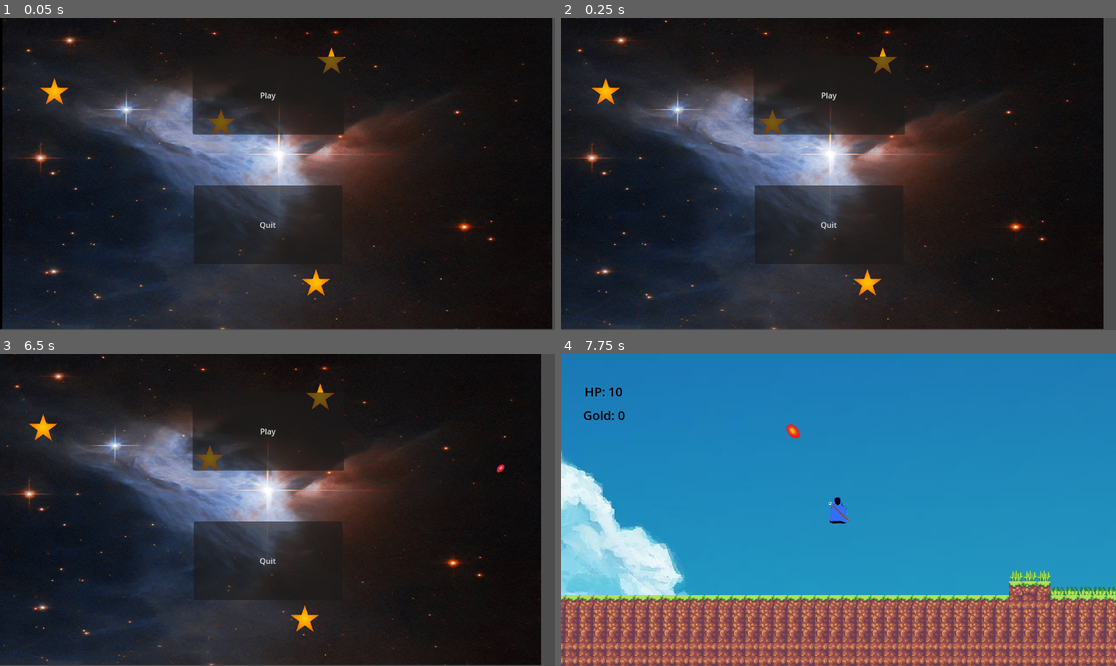
Above: before the commit, frames 1-4 (two rows, left to right).
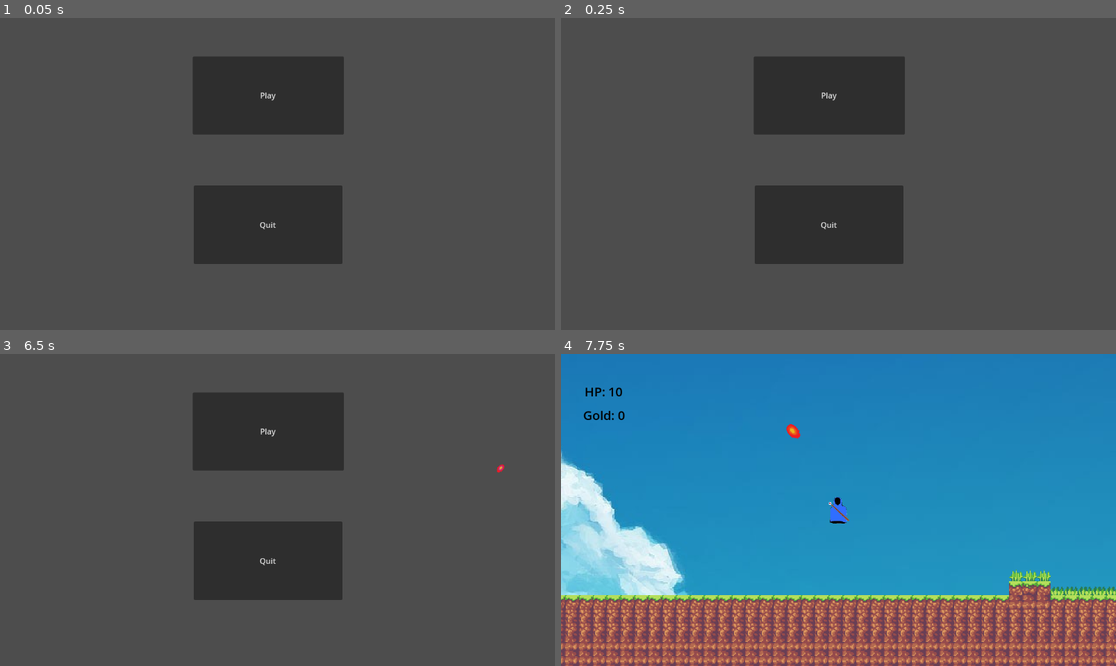
Above: after the commit, the same moments.

Repository: Painini/SWMGame
Game: Godot game, scene res://main.tscn
Same seed, same stepped clock (60 frames per second), same inputs: the game is played once before the commit and once after it.
Inputs (mouse positions are in pixels of both pictures, inside the frame that each line leads up to):
- Up to frame 1 (0.05 s): no input
- Up to frame 2 (0.25 s): no input
- Up to frame 3 (6.5 s): click "Play" at 0.5 s; tap Enter at 1.25 s; move the mouse to (399, 494) at 1.27 s; hold D (move_right) 1.28-2.78 s; click (399, 494) at 1.35 s; tap Space (jump) at 1.52, 2.27, 3.77, 4.52, 5.27 s; move the mouse to (166, 525) at 2.02 s; click (166, 525) at 2.1 s; move the mouse to (333, 441) at 2.77 s; hold A (move_left) 2.78-3.53 s; click (333, 441) at 2.85 s; move the mouse to (249, 572) at 3.52 s; hold D (move_right) 3.53-5.03 s; click (249, 572) at 3.6 s; move the mouse to (444, 556) at 4.27 s; click (444, 556) at 4.35 s; move the mouse to (111, 463) at 5.02 s; hold A (move_left) 5.03-5.78 s; click (111, 463) at 5.1 s; move the mouse to (305, 510) at 5.77 s; hold D (move_right) from 5.78 s (still down); click (305, 510) at 5.85 s
- Up to frame 4 (7.75 s): release D (move_right) at 6.5 s; click "Play" at 6.5 s; tap Space (jump) at 7.25, 7.52 s; move the mouse to (755, 432) at 7.27 s; hold A (move_left) from 7.28 s (still down); click (755, 432) at 7.35 s

The runs differ from the first frame. In frame 1, 85% of the frame differs, in the area x 0-100%, y 0-100%; in frame 2, 83%; in frame 3, 83%; in frame 4, nothing differs.

Commit message:
misc: Organized file structure

Diff:
--- a/enemy_firebolt.tscn
+++ b/enemy_firebolt.tscn
@@ -1,18 +1,18 @@
 [gd_scene load_steps=9 format=3 uid="uid://c7gle33jp8ojb"]
 
 [ext_resource type="Script" path="res://enemy_firebolt.gd" id="1_gpbe0"]
-[ext_resource type="Texture2D" uid="uid://dmykaiqw73y7j" path="res://firebolt_enemy.png" id="2_iaaky"]
-[ext_resource type="Texture2D" uid="uid://2o3i4idygv8s" path="res://firebolttwo_enemy.png" id="3_tl6cw"]
+[ext_resource type="Texture2D" uid="uid://dcfpab4cgwjih" path="res://Sprites/firebolt_enemy.png" id="2_e3tq6"]
+[ext_resource type="Texture2D" uid="uid://cd50ro074mt10" path="res://Sprites/firebolttwo_enemy.png" id="3_rog4u"]
 [ext_resource type="PackedScene" uid="uid://caxwh7b0g4ypn" path="res://explosion.tscn" id="4_6ifx4"]
 
 [sub_resource type="SpriteFrames" id="SpriteFrames_cueiv"]
 animations = [{
 "frames": [{
 "duration": 1.0,
-"texture": ExtResource("2_iaaky")
+"texture": ExtResource("2_e3tq6")
 }, {
 "duration": 1.0,
-"texture": ExtResource("3_tl6cw")
+"texture": ExtResource("3_rog4u")
 }],
 "loop": true,
 "name": &"fire",
--- a/explosion.tscn
+++ b/explosion.tscn
@@ -1,6 +1,6 @@
 [gd_scene load_steps=10 format=3 uid="uid://caxwh7b0g4ypn"]
 
-[ext_resource type="Texture2D" uid="uid://2ja58n84p6hj" path="res://explosion_particle_rounded.png" id="1_2thxh"]
+[ext_resource type="Texture2D" uid="uid://dco3f776q28wo" path="res://Sprites/explosion_particle_rounded.png" id="1_ak7th"]
 
 [sub_resource type="CanvasItemMaterial" id="CanvasItemMaterial_51ni2"]
 blend_mode = 1
@@ -51,7 +51,7 @@
 emitting = false
 amount = 12
 process_material = SubResource("ParticleProcessMaterial_gwxpo")
-texture = ExtResource("1_2thxh")
+texture = ExtResource("1_ak7th")
 lifetime = 0.5
 one_shot = true
 explosiveness = 1.0
--- a/fire_wand.tscn
+++ b/fire_wand.tscn
@@ -1,13 +1,13 @@
 [gd_scene load_steps=4 format=3 uid="uid://cgh2jvtowvkak"]
 
 [ext_resource type="Script" path="res://fire_wand.gd" id="1_i5k4g"]
-[ext_resource type="Texture2D" uid="uid://bvq3k8umopoj2" path="res://wand.png" id="2_040bo"]
+[ext_resource type="Texture2D" uid="uid://dix3c4eytky52" path="res://Sprites/wand.png" id="2_hvrtt"]
 
 [sub_resource type="SpriteFrames" id="SpriteFrames_xugfg"]
 animations = [{
 "frames": [{
 "duration": 1.0,
-"texture": ExtResource("2_040bo")
+"texture": ExtResource("2_hvrtt")
 }],
 "loop": true,
 "name": &"default",
--- a/firebolt.tscn
+++ b/firebolt.tscn
@@ -1,18 +1,19 @@
-[gd_scene load_steps=9 format=3 uid="uid://itgqxfgfr1r8"]
+[gd_scene load_steps=10 format=3 uid="uid://itgqxfgfr1r8"]
 
-[ext_resource type="Texture2D" uid="uid://c57jvpeecbmq5" path="res://firebolt.png" id="1_qcwvx"]
 [ext_resource type="Script" path="res://firebolt.gd" id="1_ymyy6"]
+[ext_resource type="Texture2D" uid="uid://chtormhqtofdg" path="res://Sprites/firebolt.png" id="2_ibpjp"]
 [ext_resource type="PackedScene" uid="uid://caxwh7b0g4ypn" path="res://explosion.tscn" id="3_q67cg"]
-[ext_resource type="Texture2D" uid="uid://2pvemw1a72qi" path="res://firebolttwo.png" id="3_wxsto"]
+[ext_resource type="Texture2D" uid="uid://btrdmnt6fhgjt" path="res://Sprites/firebolttwo.png" id="3_yog3n"]
+[ext_resource type="Texture2D" uid="uid://dco3f776q28wo" path="res://Sprites/explosion_particle_rounded.png" id="5_0bpjd"]
 
 [sub_resource type="SpriteFrames" id="SpriteFrames_vnes7"]
 animations = [{
 "frames": [{
 "duration": 1.0,
-"texture": ExtResource("1_qcwvx")
+"texture": ExtResource("2_ibpjp")
 }, {
 "duration": 1.0,
-"texture": ExtResource("3_wxsto")
+"texture": ExtResource("3_yog3n")
 }],
 "loop": true,
 "name": &"fire",
@@ -96,6 +97,7 @@
 shape = SubResource("CapsuleShape2D_7jslu")
 
 [node name="Explosion" parent="." instance=ExtResource("3_q67cg")]
+texture = ExtResource("5_0bpjd")
 metadata/_edit_group_ = true
 
 [node name="AnimationPlayer" type="AnimationPlayer" parent="."]
--- a/main.tscn
+++ b/main.tscn
@@ -1,7 +1,6 @@
-[gd_scene load_steps=3 format=3 uid="uid://b8pyfwbs4yiys"]
+[gd_scene load_steps=2 format=3 uid="uid://b8pyfwbs4yiys"]
 
 [ext_resource type="Script" path="res://Main.gd" id="1_1kvps"]
-[ext_resource type="PackedScene" uid="uid://c1etnvdw6xmxk" path="res://BG.tscn" id="2_tiuha"]
 
 [node name="Main" type="Node2D"]
 script = ExtResource("1_1kvps")
@@ -21,7 +20,5 @@
 tooltip_text = "This is the Quit button"
 text = "Quit"
 
-[node name="BG" parent="." instance=ExtResource("2_tiuha")]
-
 [connection signal="pressed" from="Play" to="." method="_on_play_pressed"]
 [connection signal="pressed" from="Quit" to="." method="_on_quit_pressed"]
--- a/player.tscn
+++ b/player.tscn
@@ -1,7 +1,7 @@
 [gd_scene load_steps=6 format=3 uid="uid://darttd7ke6668"]
 
 [ext_resource type="Script" path="res://Player.gd" id="1_qocrt"]
-[ext_resource type="Texture2D" uid="uid://dn74lcb2hvsfx" path="res://BlueWizard.png" id="2_nmtv1"]
+[ext_resource type="Texture2D" uid="uid://dfp0nk2gex7v8" path="res://Sprites/BlueWizard.png" id="2_iawbh"]
 
 [sub_resource type="CapsuleShape2D" id="CapsuleShape2D_jm88e"]
 radius = 7.66667
@@ -11,7 +11,7 @@
 animations = [{
 "frames": [{
 "duration": 1.0,
-"texture": ExtResource("2_nmtv1")
+"texture": ExtResource("2_iawbh")
 }],
 "loop": true,
 "name": &"Idle",
--- a/possum.tscn
+++ b/possum.tscn
@@ -1,84 +1,84 @@
 [gd_scene load_steps=24 format=3 uid="uid://cus8oap74b4b2"]
 
 [ext_resource type="Script" path="res://possum.gd" id="1_27ok8"]
-[ext_resource type="Texture2D" uid="uid://bkb86s6jqvmgb" path="res://enemy-deadth.png" id="2_yxjg3"]
-[ext_resource type="Texture2D" uid="uid://doylgfgsti8hb" path="res://oposum.png" id="3_6upcr"]
+[ext_resource type="Texture2D" uid="uid://x1keg8e53xb2" path="res://Sprites/enemy-deadth.png" id="2_eoan0"]
+[ext_resource type="Texture2D" uid="uid://y4ereceqkoxw" path="res://Sprites/oposum.png" id="3_oqgqs"]
 
 [sub_resource type="RectangleShape2D" id="RectangleShape2D_3frku"]
 size = Vector2(21, 16)
 
-[sub_resource type="AtlasTexture" id="AtlasTexture_tooek"]
-atlas = ExtResource("2_yxjg3")
+[sub_resource type="AtlasTexture" id="AtlasTexture_jetvh"]
+atlas = ExtResource("2_eoan0")
 region = Rect2(0, 0, 40, 41)
 
-[sub_resource type="AtlasTexture" id="AtlasTexture_y48gf"]
-atlas = ExtResource("2_yxjg3")
+[sub_resource type="AtlasTexture" id="AtlasTexture_dvjie"]
+atlas = ExtResource("2_eoan0")
 region = Rect2(40, 0, 40, 41)
 
-[sub_resource type="AtlasTexture" id="AtlasTexture_508ft"]
-atlas = ExtResource("2_yxjg3")
+[sub_resource type="AtlasTexture" id="AtlasTexture_f3x5d"]
+atlas = ExtResource("2_eoan0")
 region = Rect2(80, 0, 40, 41)
 
-[sub_resource type="AtlasTexture" id="AtlasTexture_kp7jj"]
-atlas = ExtResource("2_yxjg3")
+[sub_resource type="AtlasTexture" id="AtlasTexture_72338"]
+atlas = ExtResource("2_eoan0")
 region = Rect2(120, 0, 40, 41)
 
-[sub_resource type="AtlasTexture" id="AtlasTexture_0vfag"]
-atlas = ExtResource("2_yxjg3")
+[sub_resource type="AtlasTexture" id="AtlasTexture_iflsq"]
+atlas = ExtResource("2_eoan0")
 region = Rect2(160, 0, 40, 41)
 
-[sub_resource type="AtlasTexture" id="AtlasTexture_lnx4v"]
-atlas = ExtResource("2_yxjg3")
+[sub_resource type="AtlasTexture" id="AtlasTexture_4674v"]
+atlas = ExtResource("2_eoan0")
 region = Rect2(200, 0, 40, 41)
 
-[sub_resource type="AtlasTexture" id="AtlasTexture_bhqa2"]
-atlas = ExtResource("3_6upcr")
+[sub_resource type="AtlasTexture" id="AtlasTexture_wnv1k"]
+atlas = ExtResource("3_oqgqs")
 region = Rect2(36, 0, 36, 28)
 
-[sub_resource type="AtlasTexture" id="AtlasTexture_1kkqe"]
-atlas = ExtResource("3_6upcr")
+[sub_resource type="AtlasTexture" id="AtlasTexture_beat7"]
+atlas = ExtResource("3_oqgqs")
 region = Rect2(0, 0, 36, 28)
 
-[sub_resource type="AtlasTexture" id="AtlasTexture_bd370"]
-atlas = ExtResource("3_6upcr")
+[sub_resource type="AtlasTexture" id="AtlasTexture_w06th"]
+atlas = ExtResource("3_oqgqs")
 region = Rect2(36, 0, 36, 28)
 
-[sub_resource type="AtlasTexture" id="AtlasTexture_t8ew1"]
-atlas = ExtResource("3_6upcr")
+[sub_resource type="AtlasTexture" id="AtlasTexture_tmh4d"]
+atlas = ExtResource("3_oqgqs")
 region = Rect2(72, 0, 36, 28)
 
-[sub_resource type="AtlasTexture" id="AtlasTexture_cpqcp"]
-atlas = ExtResource("3_6upcr")
+[sub_resource type="AtlasTexture" id="AtlasTexture_did5k"]
+atlas = ExtResource("3_oqgqs")
 region = Rect2(108, 0, 36, 28)
 
-[sub_resource type="AtlasTexture" id="AtlasTexture_3eqyf"]
-atlas = ExtResource("3_6upcr")
+[sub_resource type="AtlasTexture" id="AtlasTexture_kbuot"]
+atlas = ExtResource("3_oqgqs")
 region = Rect2(144, 0, 36, 28)
 
-[sub_resource type="AtlasTexture" id="AtlasTexture_vusoj"]
-atlas = ExtResource("3_6upcr")
+[sub_resource type="AtlasTexture" id="AtlasTexture_w4l5h"]
+atlas = ExtResource("3_oqgqs")
 region = Rect2(180, 0, 36, 28)
 
 [sub_resource type="SpriteFrames" id="SpriteFrames_1xsmg"]
 animations = [{
 "frames": [{
 "duration": 1.0,
-"texture": SubResource("AtlasTexture_tooek")
+"texture": SubResource("AtlasTexture_jetvh")
 }, {
 "duration": 1.0,
-"texture": SubResource("AtlasTexture_y48gf")
+"texture": SubResource("AtlasTexture_dvjie")
 }, {
 "duration": 1.0,
-"texture": SubResource("AtlasTexture_508ft")
+"texture": SubResource("AtlasTexture_f3x5d")
 }, {
 "duration": 1.0,
-"texture": SubResource("AtlasTexture_kp7jj")
+"texture": SubResource("AtlasTexture_72338")
 }, {
 "duration": 1.0,
-"texture": SubResource("AtlasTexture_0vfag")
+"texture": SubResource("AtlasTexture_iflsq")
 }, {
 "duration": 1.0,
-"texture": SubResource("AtlasTexture_lnx4v")
+"texture": SubResource("AtlasTexture_4674v")
 }],
 "loop": false,
 "name": &"Death",
@@ -140,7 +140,7 @@
 [node name="AnimatedSprite2D" type="AnimatedSprite2D" parent="."]
 position = Vector2(2, -3)
 sprite_frames = SubResource("SpriteFrames_1xsmg")
-animation = &"Death"
+animation = &"Walk"
 
 [node name="PlayerDetection" type="Area2D" parent="."]
 
--- a/project.godot
+++ b/project.godot
@@ -13,7 +13,7 @@
 config/name="SWMGame"
 run/main_scene="res://main.tscn"
 config/features=PackedStringArray("4.1", "Forward Plus")
-config/icon="res://icon.svg"
+config/icon="res://Sprites/icon.svg"
 
 [autoload]
 
@@ -22,7 +22,7 @@
 
 [display]
 
-mouse_cursor/custom_image="res://crosshair.png"
+mouse_cursor/custom_image="res://Sprites/crosshair.png"
 mouse_cursor/custom_image_hotspot=Vector2(26, 25)
 
 [input]
--- a/wizard.tscn
+++ b/wizard.tscn
@@ -1,55 +1,55 @@
 [gd_scene load_steps=14 format=3 uid="uid://7s552ku4hfhi"]
 
 [ext_resource type="Script" path="res://wizard.gd" id="1_2fjge"]
-[ext_resource type="Texture2D" uid="uid://buvg820pvvk4r" path="res://star.png" id="1_oflw5"]
-[ext_resource type="Texture2D" uid="uid://bkb86s6jqvmgb" path="res://enemy-deadth.png" id="3_xhtjw"]
+[ext_resource type="Texture2D" uid="uid://x1keg8e53xb2" path="res://Sprites/enemy-deadth.png" id="2_uwmfh"]
+[ext_resource type="Texture2D" uid="uid://ctbtwc3jheivp" path="res://Sprites/star.png" id="3_bms3u"]
 
 [sub_resource type="RectangleShape2D" id="RectangleShape2D_pn8lw"]
 
-[sub_resource type="AtlasTexture" id="AtlasTexture_tooek"]
-atlas = ExtResource("3_xhtjw")
+[sub_resource type="AtlasTexture" id="AtlasTexture_4cjup"]
+atlas = ExtResource("2_uwmfh")
 region = Rect2(0, 0, 40, 41)
 
-[sub_resource type="AtlasTexture" id="AtlasTexture_y48gf"]
-atlas = ExtResource("3_xhtjw")
+[sub_resource type="AtlasTexture" id="AtlasTexture_hacuv"]
+atlas = ExtResource("2_uwmfh")
 region = Rect2(40, 0, 40, 41)
 
-[sub_resource type="AtlasTexture" id="AtlasTexture_508ft"]
-atlas = ExtResource("3_xhtjw")
+[sub_resource type="AtlasTexture" id="AtlasTexture_0gxl7"]
+atlas = ExtResource("2_uwmfh")
 region = Rect2(80, 0, 40, 41)
 
-[sub_resource type="AtlasTexture" id="AtlasTexture_kp7jj"]
-atlas = ExtResource("3_xhtjw")
+[sub_resource type="AtlasTexture" id="AtlasTexture_un3ev"]
+atlas = ExtResource("2_uwmfh")
 region = Rect2(120, 0, 40, 41)
 
-[sub_resource type="AtlasTexture" id="AtlasTexture_0vfag"]
-atlas = ExtResource("3_xhtjw")
+[sub_resource type="AtlasTexture" id="AtlasTexture_y0frh"]
+atlas = ExtResource("2_uwmfh")
 region = Rect2(160, 0, 40, 41)
 
-[sub_resource type="AtlasTexture" id="AtlasTexture_lnx4v"]
-atlas = ExtResource("3_xhtjw")
+[sub_resource type="AtlasTexture" id="AtlasTexture_7ei67"]
+atlas = ExtResource("2_uwmfh")
 region = Rect2(200, 0, 40, 41)
 
 [sub_resource type="SpriteFrames" id="SpriteFrames_h6akb"]
 animations = [{
 "frames": [{
 "duration": 1.0,
-"texture": SubResource("AtlasTexture_tooek")
+"texture": SubResource("AtlasTexture_4cjup")
 }, {
 "duration": 1.0,
-"texture": SubResource("AtlasTexture_y48gf")
+"texture": SubResource("AtlasTexture_hacuv")
 }, {
 "duration": 1.0,
-"texture": SubResource("AtlasTexture_508ft")
+"texture": SubResource("AtlasTexture_0gxl7")
 }, {
 "duration": 1.0,
-"texture": SubResource("AtlasTexture_kp7jj")
+"texture": SubResource("AtlasTexture_un3ev")
 }, {
 "duration": 1.0,
-"texture": SubResource("AtlasTexture_0vfag")
+"texture": SubResource("AtlasTexture_y0frh")
 }, {
 "duration": 1.0,
-"texture": SubResource("AtlasTexture_lnx4v")
+"texture": SubResource("AtlasTexture_7ei67")
 }],
 "loop": false,
 "name": &"Death",
@@ -57,7 +57,7 @@
 }, {
 "frames": [{
 "duration": 1.0,
-"texture": ExtResource("1_oflw5")
+"texture": ExtResource("3_bms3u")
 }],
 "loop": true,
 "name": &"Idle",
@@ -79,7 +79,7 @@
 [node name="AnimatedSprite2D" type="AnimatedSprite2D" parent="."]
 scale = Vector2(0.01, 0.01)
 sprite_frames = SubResource("SpriteFrames_h6akb")
-animation = &"Idle"
+animation = &"Death"
 
 [node name="PlayerDetection" type="Area2D" parent="."]
 
--- a/world.tscn
+++ b/world.tscn
@@ -2,8 +2,8 @@
 
 [ext_resource type="PackedScene" uid="uid://darttd7ke6668" path="res://player.tscn" id="1_chf0i"]
 [ext_resource type="Script" path="res://BG.gd" id="2_dcp4m"]
-[ext_resource type="Texture2D" uid="uid://da5fuprjo4bw4" path="res://sky.jpg" id="3_mt282"]
-[ext_resource type="Texture2D" uid="uid://bv4l1dmjrtp7e" path="res://tileset.png" id="4_gd6lc"]
+[ext_resource type="Texture2D" uid="uid://drufu0nbbepgf" path="res://Sprites/sky.jpg" id="2_jxt37"]
+[ext_resource type="Texture2D" uid="uid://ceuu2bolo6q3u" path="res://tileset.png" id="4_gd6lc"]
 [ext_resource type="PackedScene" uid="uid://cgh2jvtowvkak" path="res://fire_wand.tscn" id="5_h2qyv"]
 [ext_resource type="PackedScene" uid="uid://cus8oap74b4b2" path="res://possum.tscn" id="5_s6y57"]
 [ext_resource type="PackedScene" uid="uid://7s552ku4hfhi" path="res://wizard.tscn" id="7_ucijy"]
@@ -458,7 +458,7 @@
 
 [node name="Sky" type="Sprite2D" parent="BG/ParallaxLayer2"]
 position = Vector2(389, 237)
-texture = ExtResource("3_mt282")
+texture = ExtResource("2_jxt37")
 
 [node name="TileMap" type="TileMap" parent="." groups=["walls"]]
 tile_set = SubResource("TileSet_47s16")
Renamed: Blank.png -> Sprites/Blank.png
Not shown, changed: Sprites/Blank.png.import
Renamed: BlueWizard.png -> Sprites/BlueWizard.png
Not shown, changed: Sprites/BlueWizard.png.import
Renamed: crosshair.png -> Sprites/crosshair.png
Not shown, changed: Sprites/crosshair.png.import
Renamed: crosshiar.png -> Sprites/crosshiar.png
Not shown, changed: Sprites/crosshiar.png.import
Renamed: emission.jpeg -> Sprites/emission.jpeg
Not shown, changed: Sprites/emission.jpeg.import
Renamed: enemy-deadth.png -> Sprites/enemy-deadth.png
Not shown, changed: Sprites/enemy-deadth.png.import
(and 32 more such lines)
